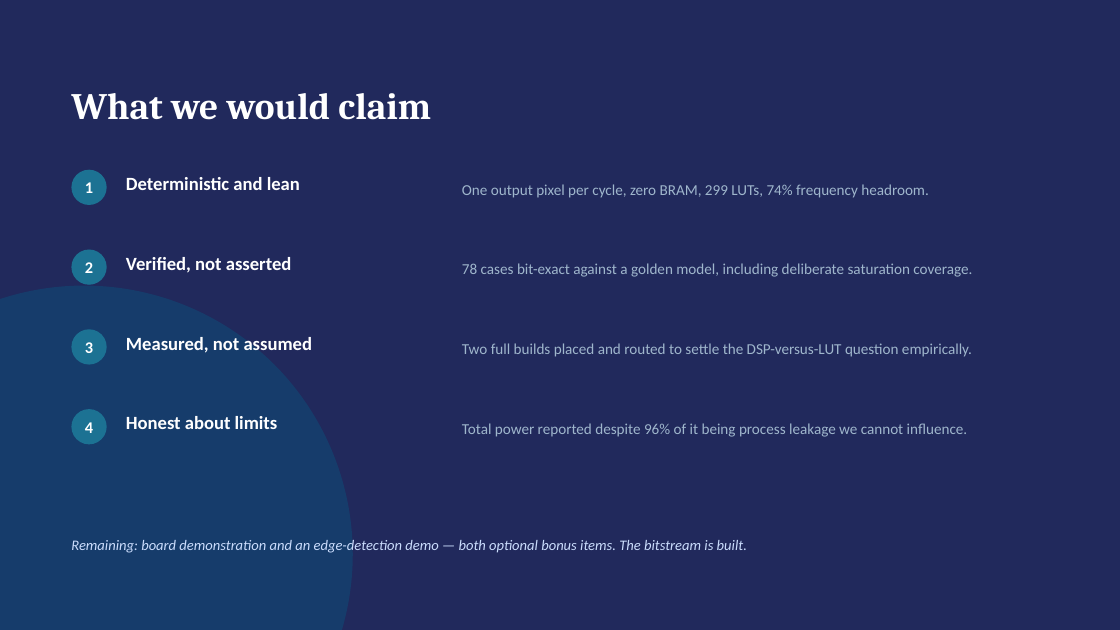
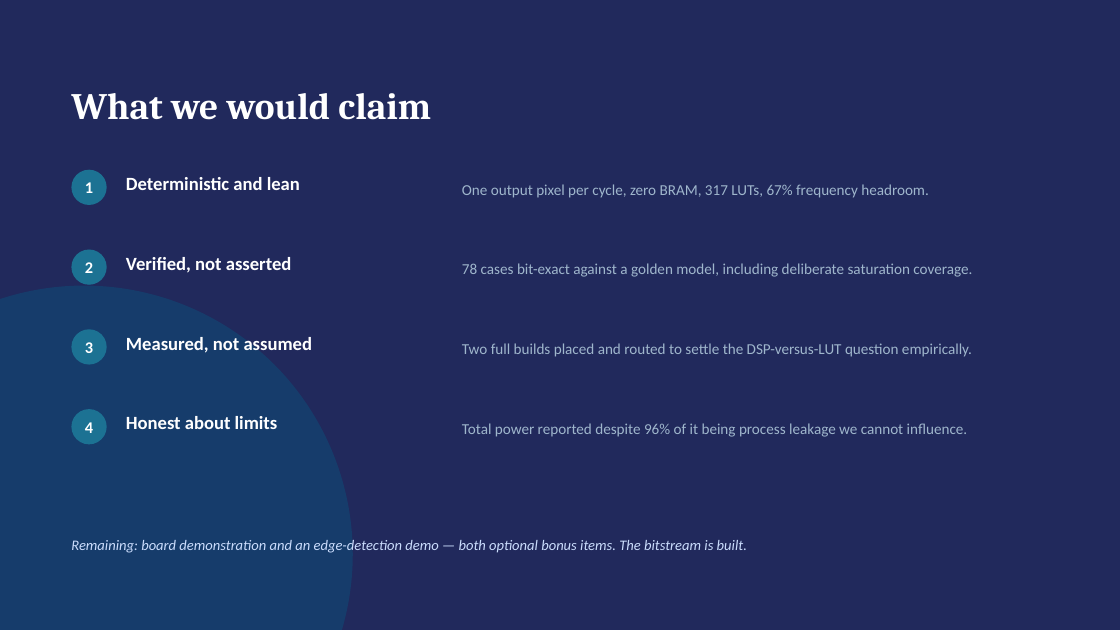
Before and after one commit to MOHAMED141414/sscs2026-conv-accel, a slide deck: slide 13 of docs/SSCS2026_presentation.pptx (slide 12 before the commit). Drawn at 1120x630 pixels with LibreOffice and Linux fonts; fonts in the diff are those of the drawing. Boxes give left, top, right and bottom in pixels: in the first picture for what was removed or moved away, otherwise in the second. Text is boxed around its words. In the diff, an @@ line names an element or a change of style, - is before the commit and + after.

```diff
--- a/docs/SSCS2026_presentation.pptx
+++ b/docs/SSCS2026_presentation.pptx
@@ text at (462, 184, 929, 198): text changed @@
-One output pixel per cycle, zero BRAM, 299 LUTs, 74% frequency headroom.
+One output pixel per cycle, zero BRAM, 317 LUTs, 67% frequency headroom.
```
Also in this commit, not shown: 3 other slides changed, 1 slide added, 1 other file.
